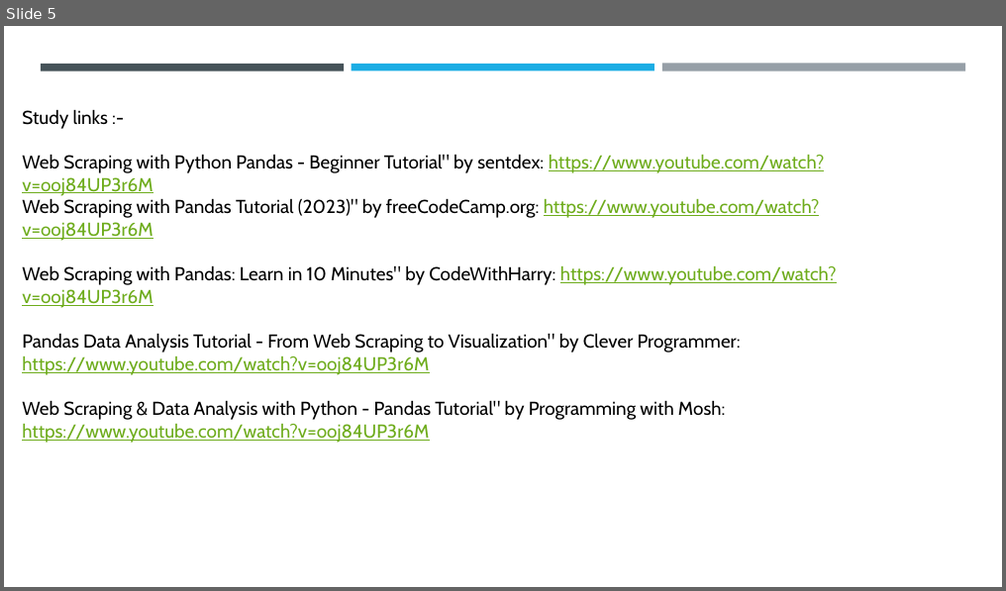
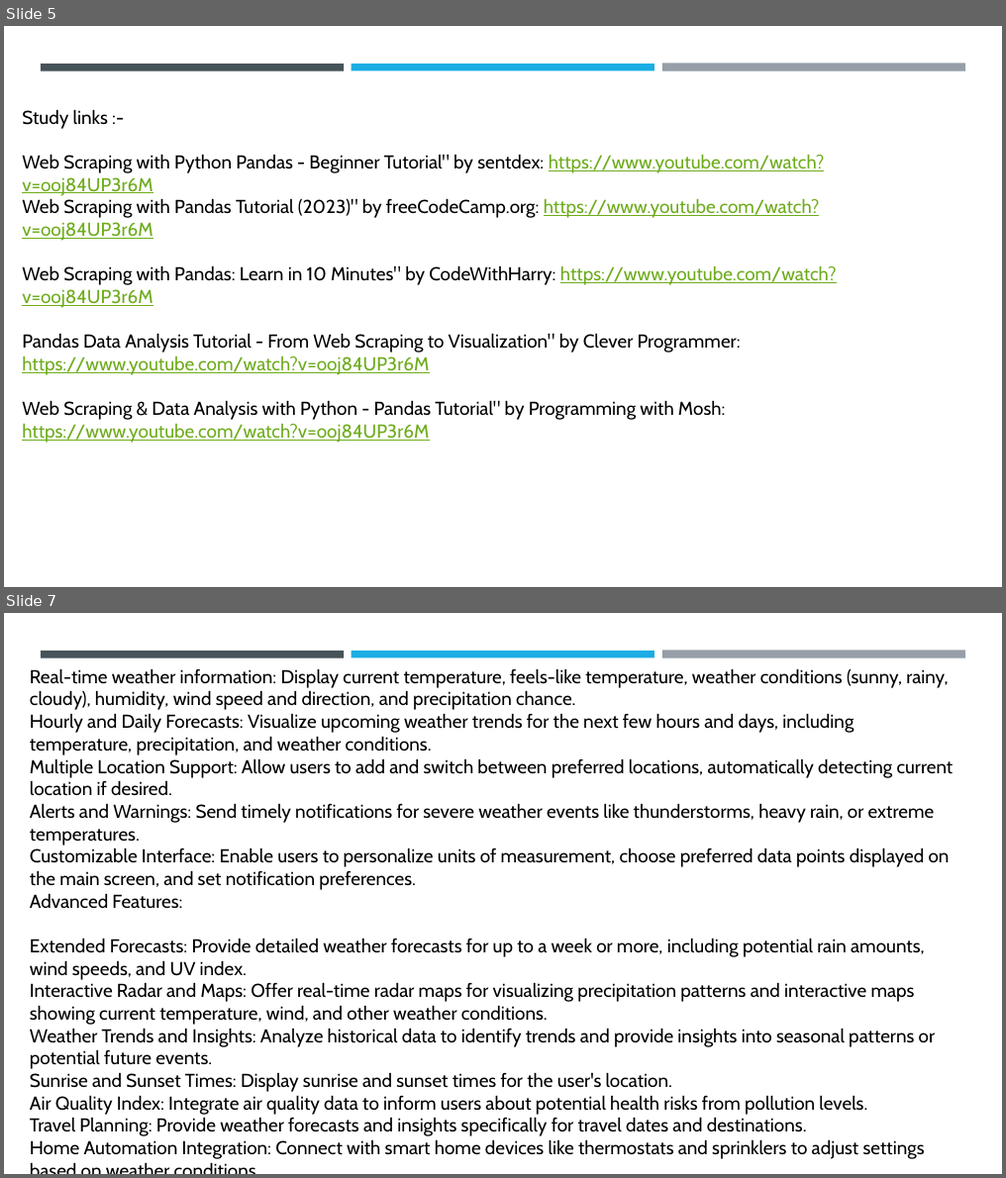
Before and after one commit to sathya2345/weather-application, a slide deck: Final project.pptx. Shown one above the other, each under a label of ours: slide 5 before the commit, slides 5 and 7 after it; the slides between them are not shown. The pictures are 1006x591 and 1006x1178 pixels, drawn with LibreOffice and Linux fonts; fonts in the diff are those of the drawing. Boxes give left, top, right and bottom in pixels: in the first picture for what was removed or moved away, otherwise in the second. Text is boxed around its words. In the diff, an @@ line names an element or a change of style, - is before the commit and + after.

Commit message:
Add files via upload
PPT presentation

```diff
--- a/Final project.pptx
+++ b/Final project.pptx
@@ slide 7 added at box(4, 613, 1002, 1174), background #FFFFFF; not listed: 3 template elements that a slide beside it also shows @@
@@ text added at box(30, 668, 953, 1159), 18 pt, text #000000 @@
+Real-time weather information: Display current temperature, feels-like temperature, weather conditions (sunny, rainy, cloudy), humidity, wind speed and direction, and precipitation chance.
+Hourly and Daily Forecasts: Visualize upcoming weather trends for the next few hours and days, including temperature, precipitation, and weather conditions.
+Multiple Location Support: Allow users to add and switch between preferred locations, automatically detecting current location if desired.
+Alerts and Warnings: Send timely notifications for severe weather events like thunderstorms, heavy rain, or extreme temperatures.
+Customizable Interface: Enable users to personalize units of measurement, choose preferred data points displayed on the main screen, and set notification preferences.
+Advanced Features:
+Extended Forecasts: Provide detailed weather forecasts for up to a week or more, including potential rain amounts, wind speeds, and UV index.
+Interactive Radar and Maps: Offer real-time radar maps for visualizing precipitation patterns and interactive maps showing current temperature, wind, and other weather conditions.
+Weather Trends and Insights: Analyze historical data to identify trends and provide insights into seasonal patterns or potential future events.
+Sunrise and Sunset Times: Display sunrise and sunset times for the user's location.
+Air Quality Index: Integrate air quality data to inform users about potential health risks from pollution levels.
+Travel Planning: Provide weather forecasts and insights specifically for travel dates and destinations.
+Home Automation Integration: Connect with smart home devices like thermostats and sprinklers to adjust settings based on weather conditions.
```
Also in this commit, not shown: 2 other slides added.
